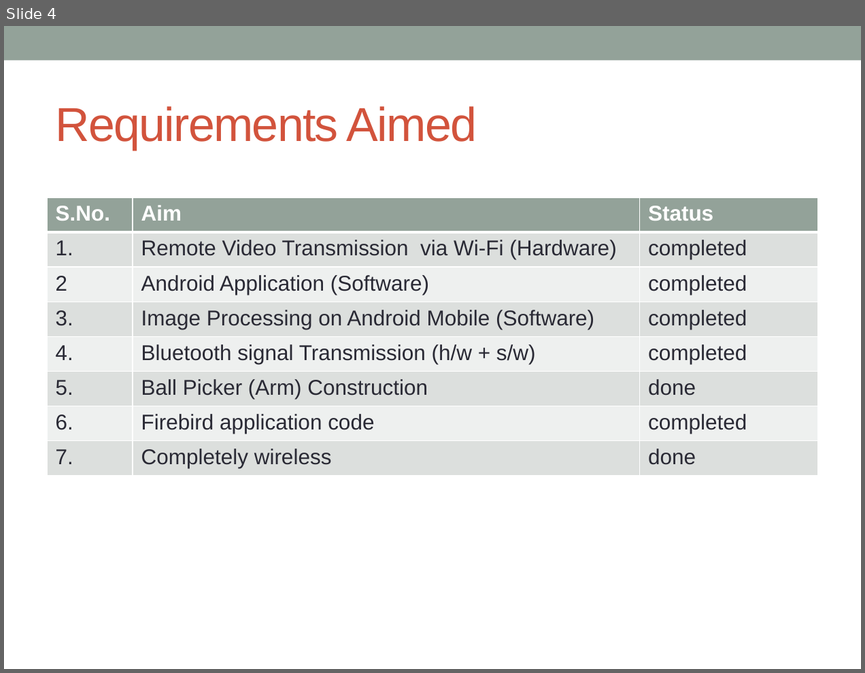
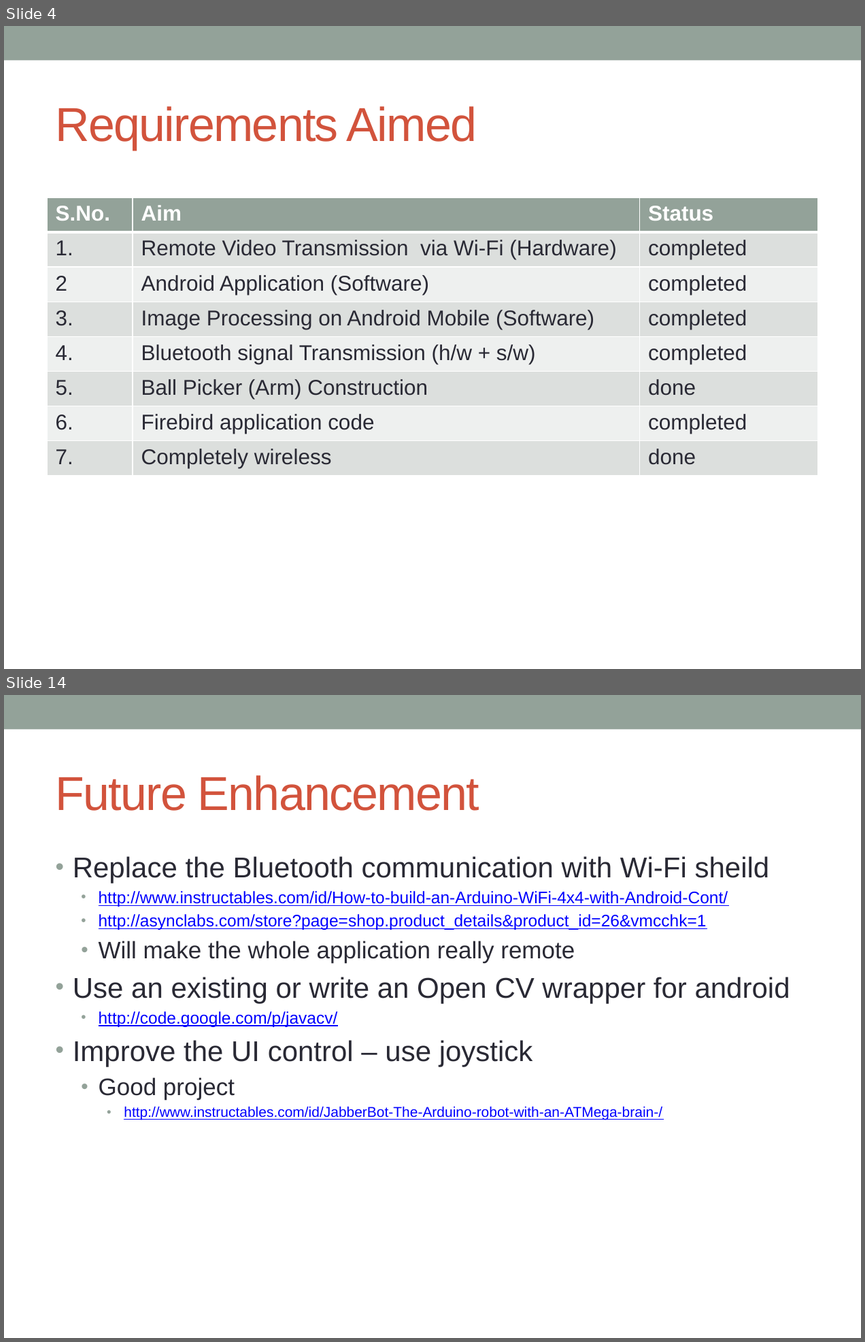
Before and after one commit to mintuhouse/AndroidBasedTennisBallCollector_group14_cs308_2012, a slide deck: Documentation/cs308_2012_team14_final_pres.pptx. Shown one above the other, each under a label of ours: slide 4 before the commit, slides 4 and 14 after it; the slides between them are not shown. The pictures are 865x673 and 865x1342 pixels, drawn with LibreOffice and Linux fonts; fonts in the diff are those of the drawing. Boxes give left, top, right and bottom in pixels: in the first picture for what was removed or moved away, otherwise in the second. Text is boxed around its words. In the diff, an @@ line names an element or a change of style, - is before the commit and + after.

```diff
--- a/Documentation/cs308_2012_team14_final_pres.pptx
+++ b/Documentation/cs308_2012_team14_final_pres.pptx
@@ slide 14 added at bbox=[4, 695, 861, 1338], background #FFFFFF; not listed: 1 template element that a slide beside it also shows @@
@@ title added at bbox=[56, 775, 479, 811], 40 pt, text #D2533C @@
+Future Enhancement
@@ text added at bbox=[73, 856, 790, 1120], 14 pt, text #0000FF, underline @@
+• Replace the Bluetooth communication with Wi-Fi sheild
+  • http://www.instructables.com/id/How-to-build-an-Arduino-WiFi-4x4-with-Android-Cont/
+  • http://asynclabs.com/store?page=shop.product_details&product_id=26&vmcchk=1
+  • Will make the whole application really remote
+• Use an existing or write an Open CV wrapper for android
+  • http://code.google.com/p/javacv/
+• Improve the UI control – use joystick
+  • Good project
+    • http://www.instructables.com/id/JabberBot-The-Arduino-robot-with-an-ATMega-brain-/
```
Also in this commit, not shown: 1 slide changed, 8 other slides added, 3 other files.
